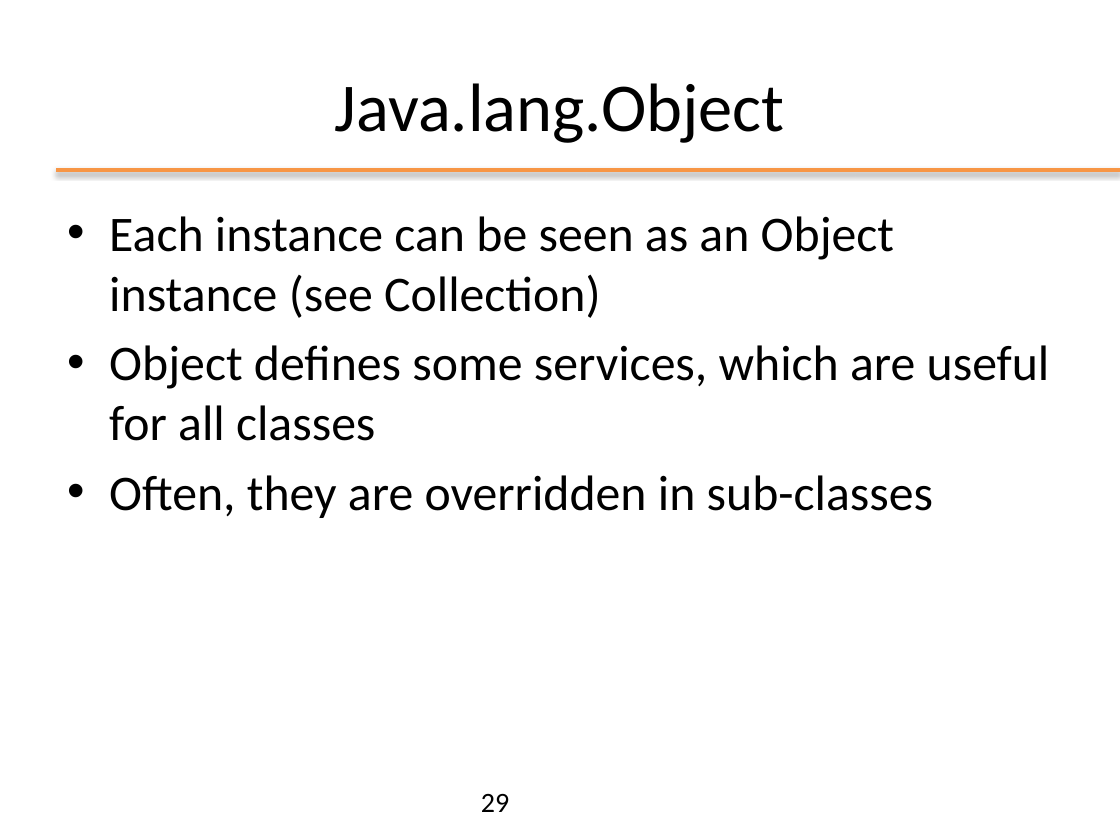
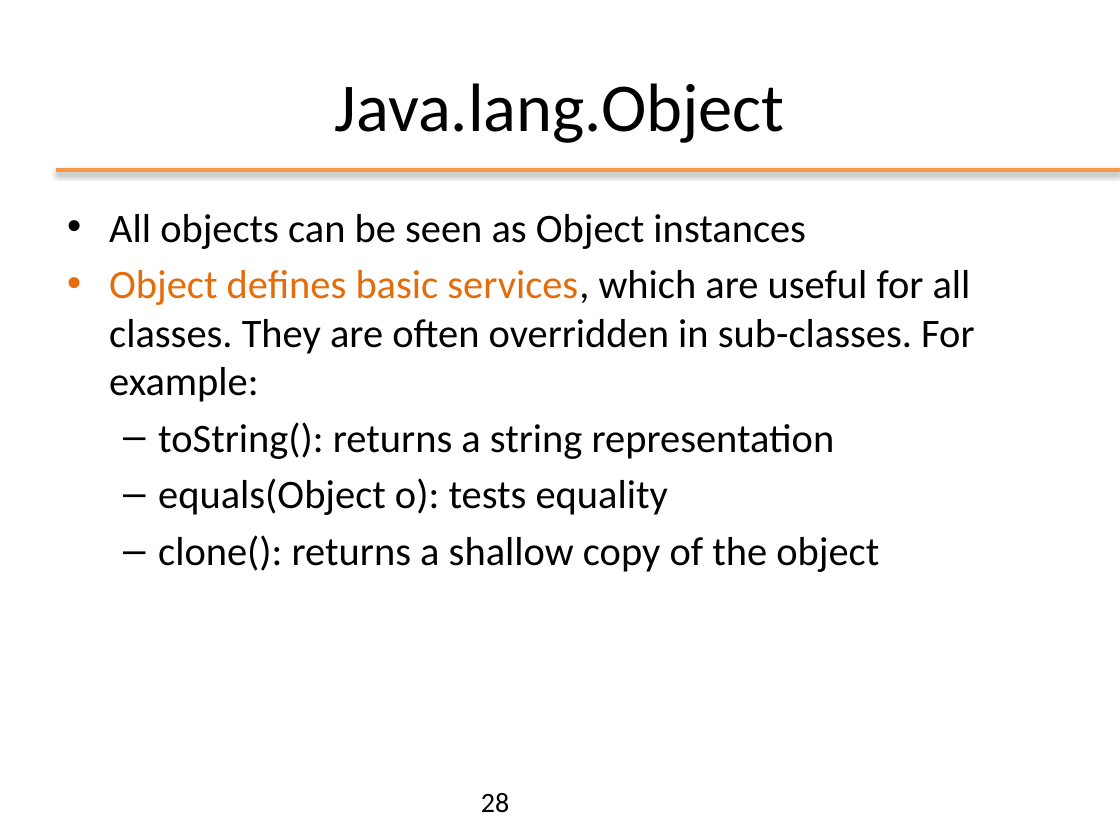
Before and after one commit to matt498/ooprogramming, a slide deck: slide 28 of slides/ppt/03_OOP_Inheritance.pptx (slide 29 before the commit). Drawn at 1120x840 pixels with LibreOffice and Linux fonts; fonts in the diff are those of the drawing; background and template pictures are left out. Boxes give left, top, right and bottom in pixels: in the first picture for what was removed or moved away, otherwise in the second. Text is boxed around its words. In the diff, an @@ line names an element or a change of style, - is before the commit and + after.

```diff
--- a/slides/ppt/03_OOP_Inheritance.pptx
+++ b/slides/ppt/03_OOP_Inheritance.pptx
@@ text at [109,214,974,572]: text changed; size 32 to 26 pt @@
-• Each instance can be seen as an Object instance (see Collection)
-• Object defines some services, which are useful for all classes
-• Often, they are overridden in sub-classes
+• All objects can be seen as Object instances
+• Object defines basic services, which are useful for all classes. They are often overridden in sub-classes. For example:
+  – toString(): returns a string representation
+  – equals(Object o): tests equality
+  – clone(): returns a shallow copy of the object
@@ page number at [481,793,509,813]: text changed @@
-29
+28
```
Also in this commit, not shown: 25 other slides changed, 1 slide added, 1 slide removed, 6 other files.
